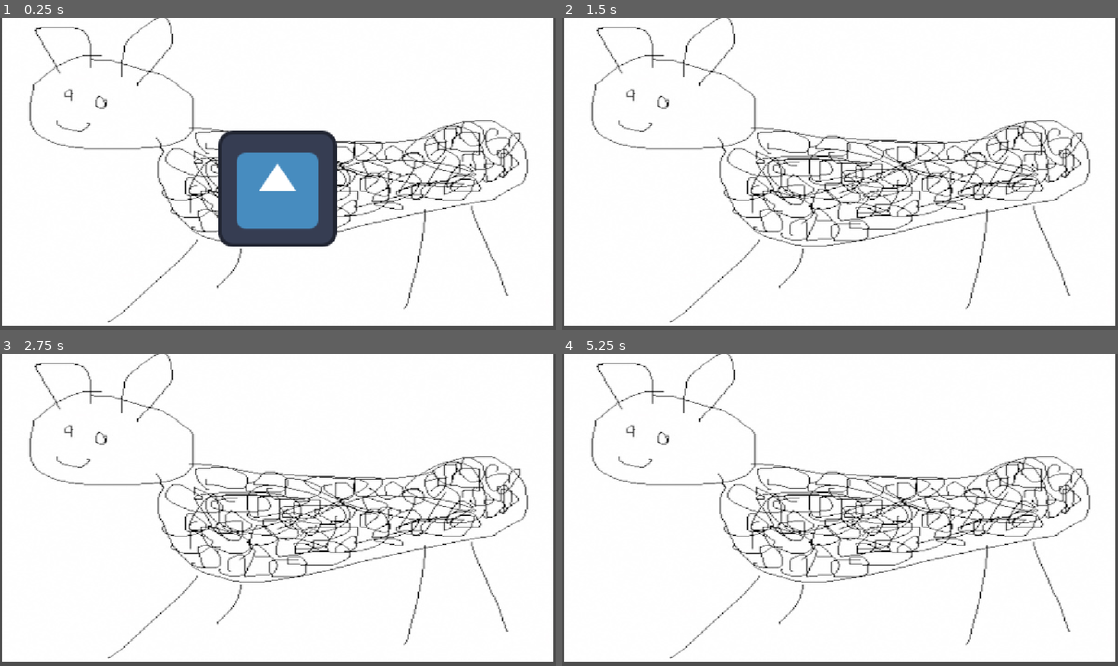
Above: before the commit, frames 1-4 (two rows, left to right).
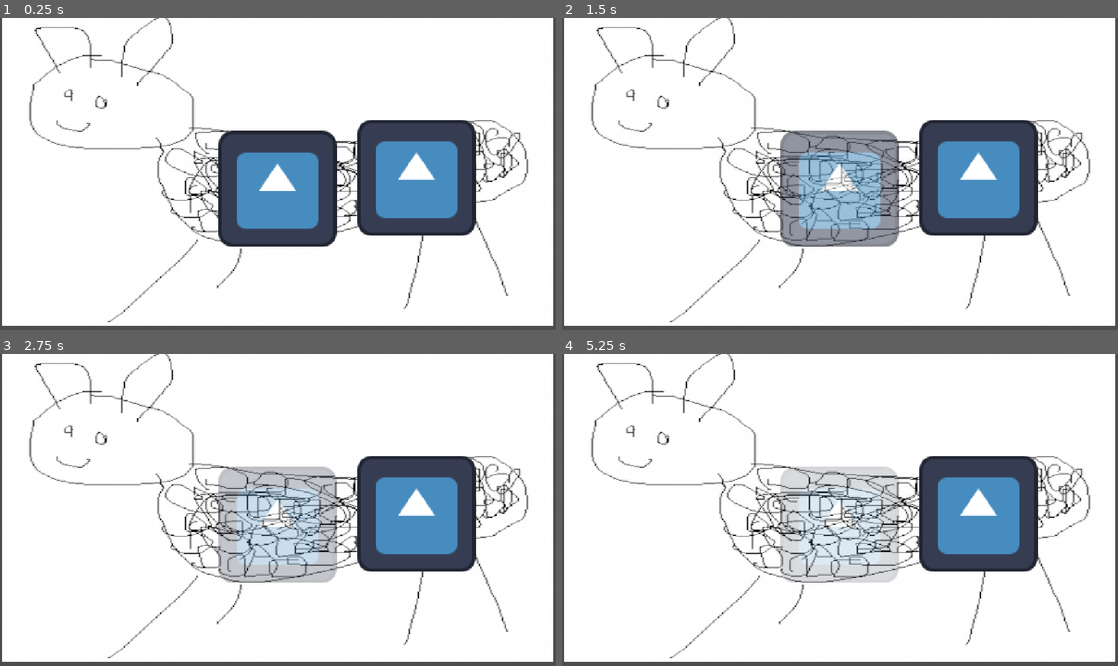
Above: after the commit, the same moments.

Repository: Corneeey/brackeys-2026
Game: Godot game, scene res://scenes/main.tscn
Two runs of this game, one before a commit and one after it. Both use one fixed random seed, a clock stepped at 60 frames per second and the inputs below. The engine's default icon, where the game draws it, is replaced by a stand-in: a white triangle on a blue panel in a dark square.
Inputs (mouse positions are in pixels of both pictures, inside the frame that each line leads up to):
- Up to frame 1 (0.25 s): no input
- Up to frame 2 (1.5 s): tap Enter at 0.5 s; move the mouse to (840, 170) at 0.52 s; move the mouse to (834, 155) at 1.27 s
- Up to frame 3 (2.75 s): move the mouse to (333, 441) at 2.02 s
- Up to frame 4 (5.25 s): tap Space at 2.75, 4.25 s; move the mouse to (812, 572) at 2.77 s; tap Enter at 3.5, 5 s; move the mouse to (1006, 556) at 3.52 s; move the mouse to (673, 463) at 4.27 s; move the mouse to (867, 510) at 5.02 s

The runs differ from the first frame. In frame 1, 7.6% of the frame differs, in the area x 64-86%, y 32-70%; in frame 2, 15%, in the area x 39-86%, y 32-74%; in frame 3, 14%; in frame 4, 13%.

Commit message:
Sheep Dirt besser

Diff:
--- a/scenes/dirt.gd
+++ b/scenes/dirt.gd
@@ -1 +1,19 @@
 extends Area2D
+
+var is_getting_cleaned = false
+var dirt_alpha = 1
+
+func _mouse_enter() -> void:
+	is_getting_cleaned = true
+
+func _mouse_exit() -> void:
+	is_getting_cleaned = false
+
+func _process(_delta: float) -> void:
+	if(is_getting_cleaned):
+		print("dirt is getting cleaned")
+		self.modulate = Color(self.modulate, dirt_alpha)
+		dirt_alpha -= 0.008
+
+	if(dirt_alpha < 0.1):
+		self.visible = false
--- /dev/null
+++ b/scenes/dirt.tscn
@@ -0,0 +1,19 @@
+[gd_scene format=3 uid="uid://b5xldglsskp0p"]
+
+[ext_resource type="Script" uid="uid://il12x6qoojtf" path="res://scenes/dirt.gd" id="1_elwhm"]
+[ext_resource type="Texture2D" uid="uid://duv7bs54abx58" path="res://assets/icon.svg" id="2_5kli6"]
+
+[sub_resource type="RectangleShape2D" id="RectangleShape2D_t6wr7"]
+size = Vector2(122.42557, 111.27672)
+
+[node name="Dirt" type="Area2D" unique_id=1317732654]
+script = ExtResource("1_elwhm")
+
+[node name="CollisionShape2D" type="CollisionShape2D" parent="." unique_id=855082192]
+position = Vector2(-1.717162, -1.0031374)
+shape = SubResource("RectangleShape2D_t6wr7")
+
+[node name="Sprite2D" type="Sprite2D" parent="CollisionShape2D" unique_id=28462525]
+position = Vector2(1.717162, 27.380503)
+scale = Vector2(1, 1.4121463)
+texture = ExtResource("2_5kli6")
--- a/scenes/sheep.gd
+++ b/scenes/sheep.gd
@@ -1,23 +1,27 @@
 extends Sprite2D
 
-var is_in_hover = false
+var is_in_hover_on_body = false
+var is_hover_on_dirt = false
+
 var time_cared_for_sheep = 0.0
 var sheep_care = 0.0
 
-@onready var dirt = $Dirt
+func _on_dirt_mouse_entered() -> void:
+	is_hover_on_dirt = true
 
-func _on_dirt_mouse_entered() -> void:
-	sheep_care += 10
-	dirt.visible = false
+func _on_dirt_mouse_exited() -> void:
+	is_hover_on_dirt = false
 
 func _on_sheep_body_mouse_entered() -> void:
-	is_in_hover = true
-
+	is_in_hover_on_body = true
 
 func _on_sheep_body_mouse_exited() -> void:
-	is_in_hover = false
+	is_in_hover_on_body = false
 
 func _process(delta: float) -> void:
-	if(is_in_hover):
+	if(is_in_hover_on_body):
 		time_cared_for_sheep += delta
 		print(time_cared_for_sheep)
+
+	if(is_hover_on_dirt):
+		sheep_care += 0.1
--- a/scenes/sheep.tscn
+++ b/scenes/sheep.tscn
@@ -2,11 +2,7 @@
 
 [ext_resource type="Texture2D" uid="uid://csofgnm4jkmyt" path="res://assets/sheep.jpg" id="1_t8l8v"]
 [ext_resource type="Script" uid="uid://scyn2qylqglk" path="res://scenes/sheep.gd" id="2_gw4f6"]
-[ext_resource type="Script" uid="uid://il12x6qoojtf" path="res://scenes/dirt.gd" id="3_6qn06"]
-[ext_resource type="Texture2D" uid="uid://duv7bs54abx58" path="res://assets/icon.svg" id="4_55m3e"]
-
-[sub_resource type="RectangleShape2D" id="RectangleShape2D_t6wr7"]
-size = Vector2(122.42557, 111.27672)
+[ext_resource type="PackedScene" uid="uid://b5xldglsskp0p" path="res://scenes/dirt.tscn" id="3_6qn06"]
 
 [sub_resource type="RectangleShape2D" id="RectangleShape2D_vbo3h"]
 size = Vector2(535.4606, 324.06918)
@@ -16,17 +12,10 @@
 texture = ExtResource("1_t8l8v")
 script = ExtResource("2_gw4f6")
 
-[node name="Dirt" type="Area2D" parent="." unique_id=303636856]
-script = ExtResource("3_6qn06")
+[node name="Dirt" parent="." unique_id=1317732654 instance=ExtResource("3_6qn06")]
 
-[node name="CollisionShape2D" type="CollisionShape2D" parent="Dirt" unique_id=536060237]
-position = Vector2(-1.717162, -1.0031374)
-shape = SubResource("RectangleShape2D_t6wr7")
-
-[node name="Sprite2D" type="Sprite2D" parent="Dirt/CollisionShape2D" unique_id=1893827804]
-position = Vector2(1.717162, 27.380503)
-scale = Vector2(1, 1.4121463)
-texture = ExtResource("4_55m3e")
+[node name="Dirt2" parent="." unique_id=2043107964 instance=ExtResource("3_6qn06")]
+position = Vector2(150.30473, -17.213837)
 
 [node name="SheepBody" type="Area2D" parent="." unique_id=1520218605]
 
@@ -35,5 +24,6 @@
 shape = SubResource("RectangleShape2D_vbo3h")
 
 [connection signal="mouse_entered" from="Dirt" to="." method="_on_dirt_mouse_entered"]
+[connection signal="mouse_exited" from="Dirt" to="." method="_on_dirt_mouse_exited"]
 [connection signal="mouse_entered" from="SheepBody" to="." method="_on_sheep_body_mouse_entered"]
 [connection signal="mouse_exited" from="SheepBody" to="." method="_on_sheep_body_mouse_exited"]
